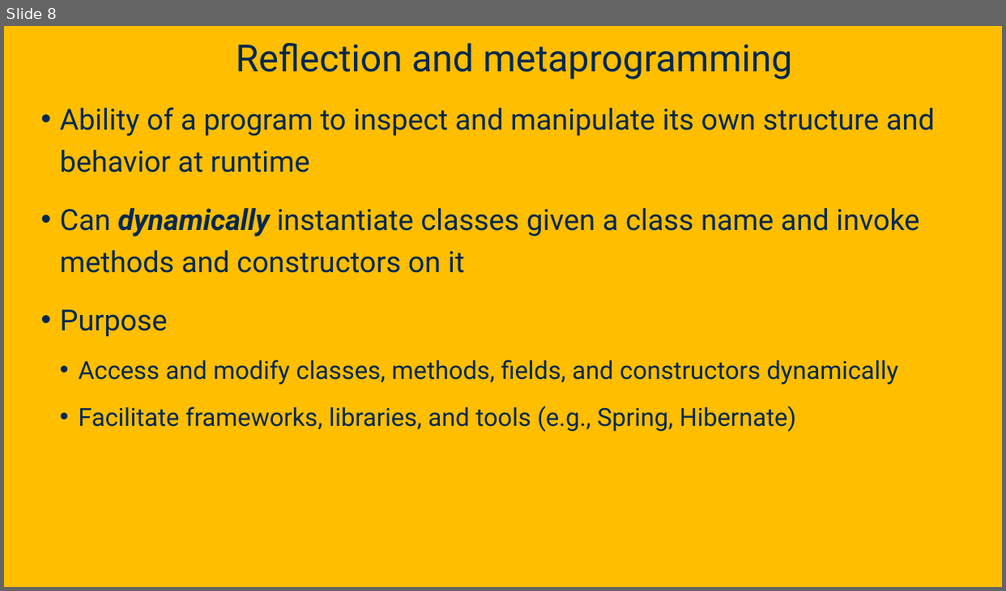
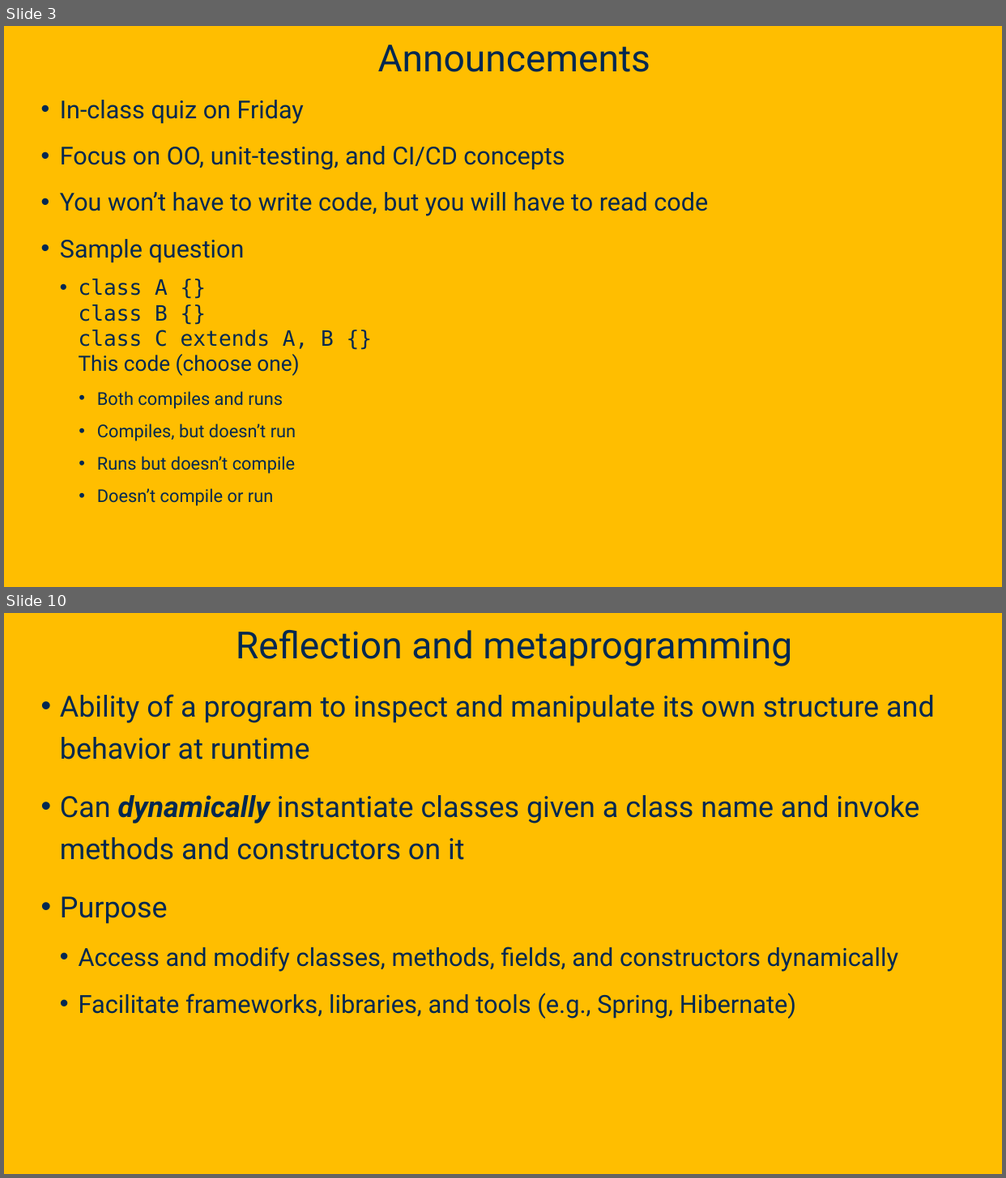
Before and after one commit to davsec-teaching/ECS160-Winter2025, a slide deck: slides/5_annotations_and_reflection.pptx. Shown one above the other, each under a label of ours: slide 8 before the commit, slides 3 and 10 after it; the slides between them are not shown. The pictures are 1006x591 and 1006x1178 pixels, drawn with LibreOffice and Linux fonts; fonts in the diff are those of the drawing; background and template pictures are left out. Boxes give left, top, right and bottom in pixels: in the first picture for what was removed or moved away, otherwise in the second. Text is boxed around its words. In the diff, an @@ line names an element or a change of style, - is before the commit and + after.

```diff
--- a/slides/5_annotations_and_reflection.pptx
+++ b/slides/5_annotations_and_reflection.pptx
@@ slide 3 added at <box>4,26,1002,587</box>, background picture (left out) @@
@@ title added at <box>378,45,650,72</box>, 36 pt, text #022850 @@
+Announcements
@@ text added at <box>60,100,708,506</box>, 23.8 pt, text #022850 @@
+• In-class quiz on Friday
+• Focus on OO, unit-testing, and CI/CD concepts
+• You won’t have to write code, but you will have to read code
+• Sample question
+  • class A {}
+    class B {}
+    class C extends A, B {}
+    This code (choose one)
+    • Both compiles and runs
+    • Compiles, but doesn’t run
+    • Runs but doesn’t compile
+    • Doesn’t compile or run
@@ what was slide 8 is now slide 10 @@
```
Also in this commit, not shown: 8 slides changed, 17 other slides added, 1 slide removed.
